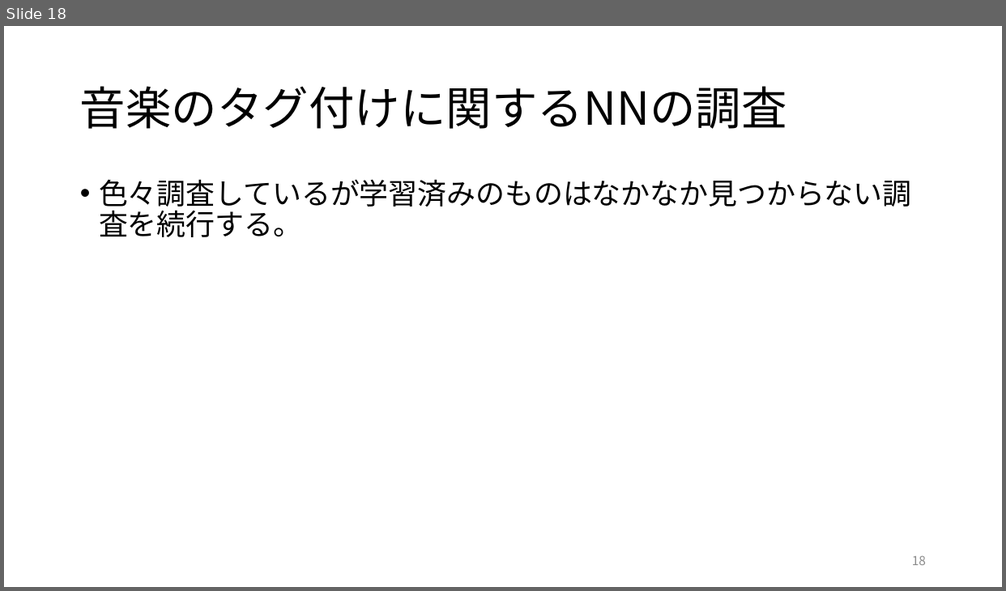
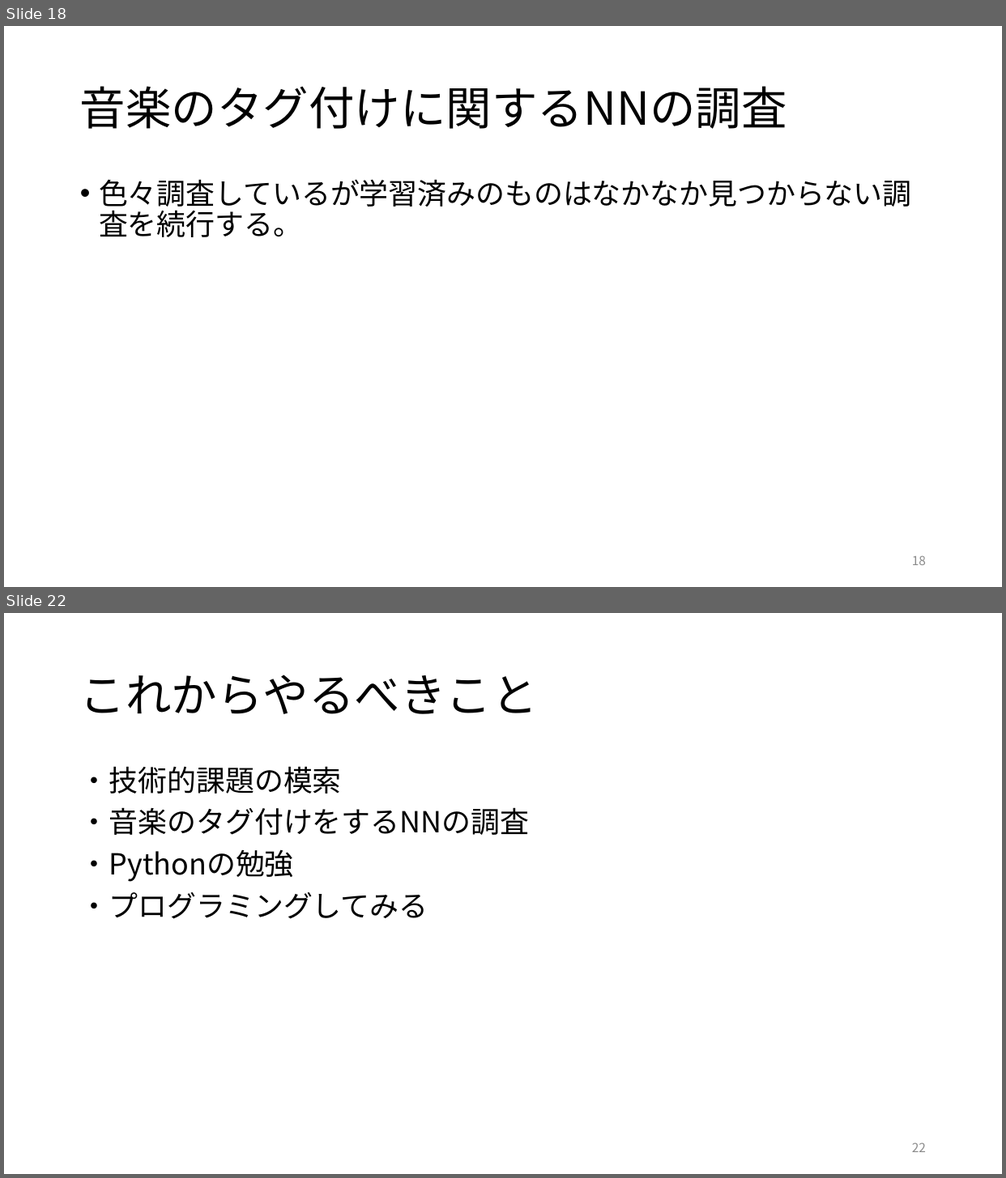
Before and after one commit to kait-takanolab/1821144-yoshii-thesis, a slide deck: 1821144_yoshii_sotsuken.pptx. Shown one above the other, each under a label of ours: slide 18 before the commit, slides 18 and 22 after it; the slides between them are not shown. The pictures are 1006x591 and 1006x1178 pixels, drawn with LibreOffice and Linux fonts; fonts in the diff are those of the drawing. Boxes give left, top, right and bottom in pixels: in the first picture for what was removed or moved away, otherwise in the second. Text is boxed around its words. In the diff, an @@ line names an element or a change of style, - is before the commit and + after.

```diff
--- a/1821144_yoshii_sotsuken.pptx
+++ b/1821144_yoshii_sotsuken.pptx
@@ slide 22 added at [4,613,1002,1174], background #FFFFFF @@
@@ title added at [80,675,538,714], 44 pt, text #000000 @@
+これからやるべきこと
@@ text added at [80,766,529,919], 28 pt, text #000000 @@
+・技術的課題の模索
+・音楽のタグ付けをするNNの調査
+・Pythonの勉強
+・プログラミングしてみる
@@ page number added at [912,1143,926,1152], 12 pt, text #8C8C8C @@
+22
```
Also in this commit, not shown: 3 slides changed.
